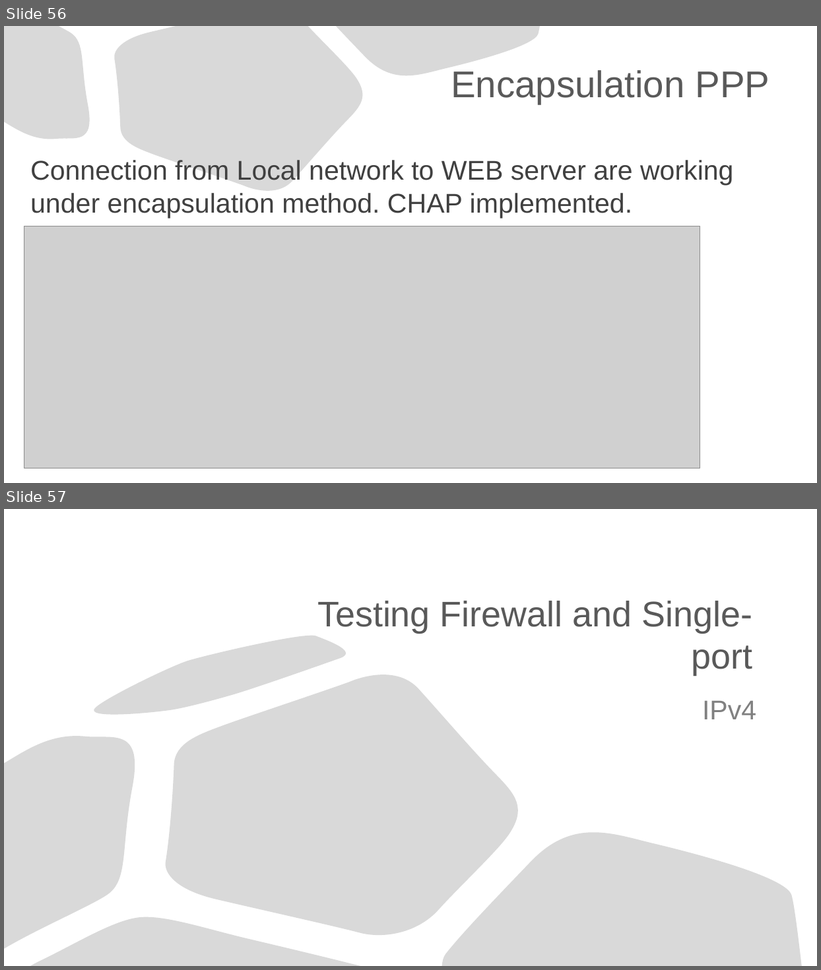
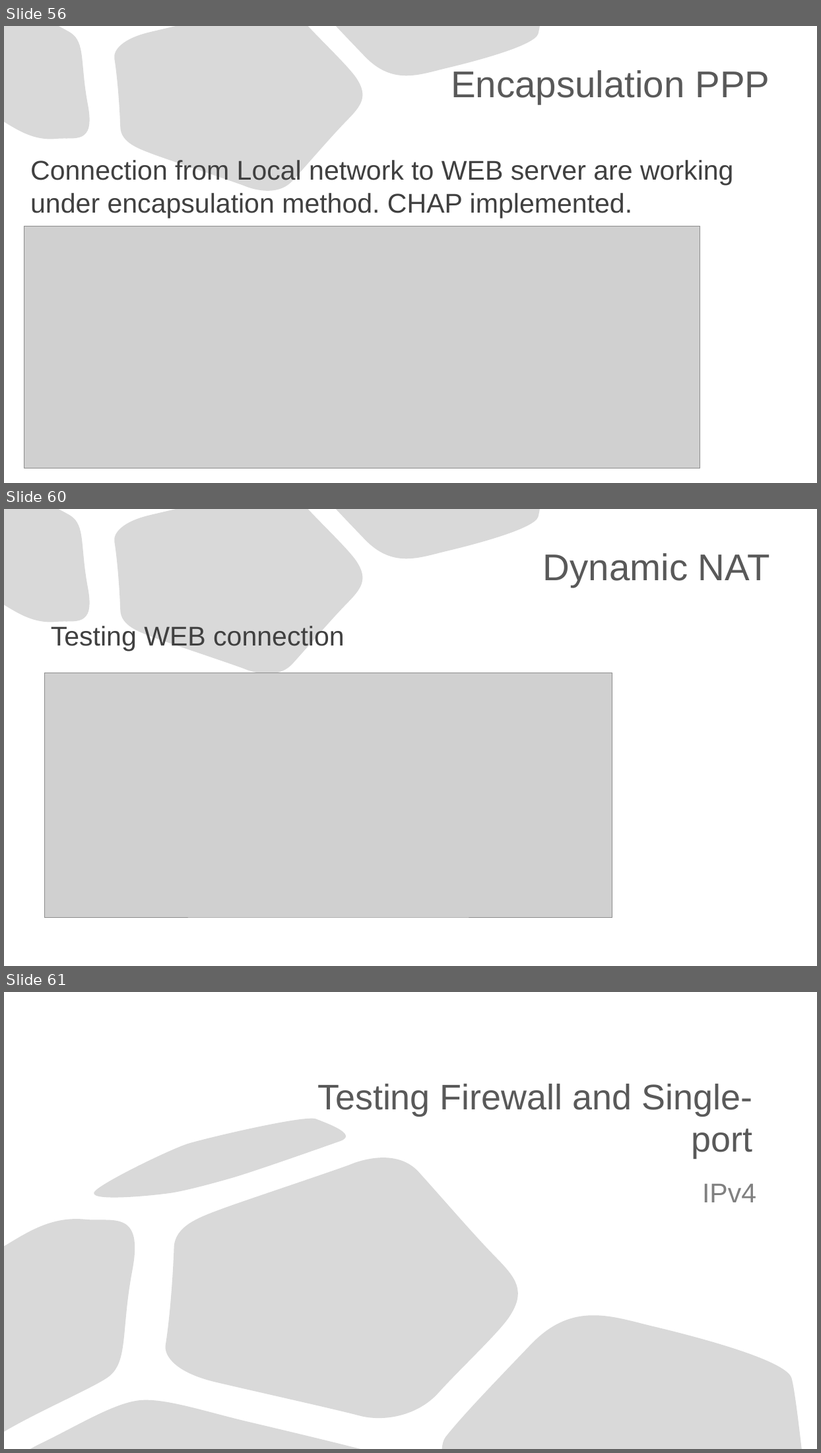
Before and after one commit to Advanced-Diploma-of-IT-Tel-Network-Eng/Assessments, a slide deck: TERM1-BLOCK1/2-ICTNWK541-Configure_Verify_Troubleshoot_WAN_links-IP_services/Assessmet_Task2/Task2/ICTNWK541 Assessment task.pptx. Shown one above the other, each under a label of ours: slides 56 and 57 before the commit, slides 56, 60 and 61 after it; the slides between them are not shown. The pictures are 821x970 and 821x1453 pixels, drawn with LibreOffice and Linux fonts; fonts in the diff are those of the drawing; grey boxes stand for pictures. Boxes give left, top, right and bottom in pixels: in the first picture for what was removed or moved away, otherwise in the second. Text is boxed around its words. In the diff, an @@ line names an element or a change of style, - is before the commit and + after.

```diff
--- a/TERM1-BLOCK1/2-ICTNWK541-Configure_Verify_Troubleshoot_WAN_links-IP_services/Assessmet_Task2/Task2/ICTNWK541 Assessment task.pptx
+++ b/TERM1-BLOCK1/2-ICTNWK541-Configure_Verify_Troubleshoot_WAN_links-IP_services/Assessmet_Task2/Task2/ICTNWK541 Assessment task.pptx
@@ slide 60 added at (4, 509, 817, 966), background #FFFFFF; not listed: 3 template elements that a slide beside it also shows @@
@@ title added at (543, 553, 770, 587), 44 pt, text #595959 @@
+Dynamic NAT
@@ text added at (51, 626, 345, 651), 32 pt, text #404040 @@
+Testing WEB connection
@@ picture added at (45, 673, 613, 918) @@
@@ what was slide 57 is now slide 61 @@
```
Also in this commit, not shown: 8 slides changed, 4 other slides added, 6 other files.
